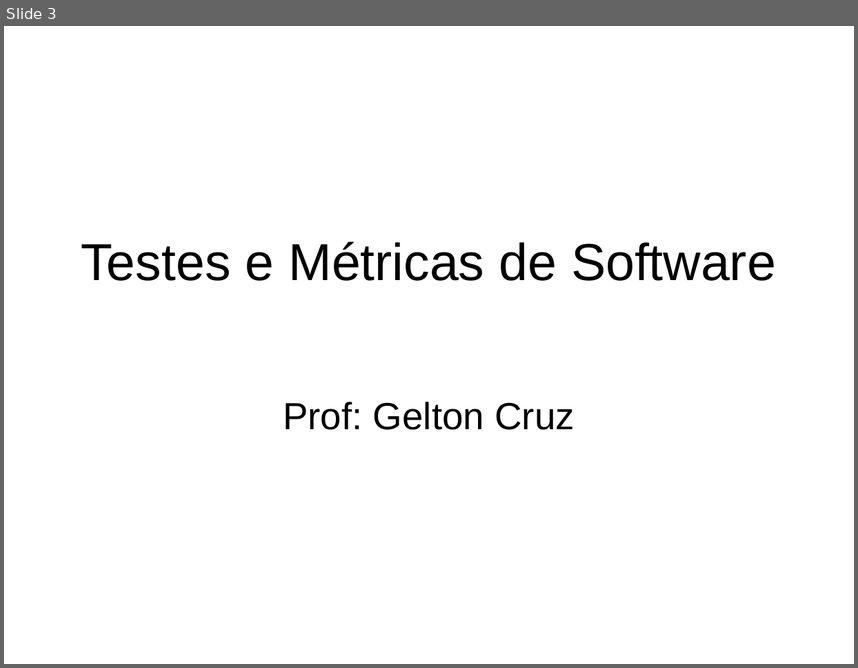
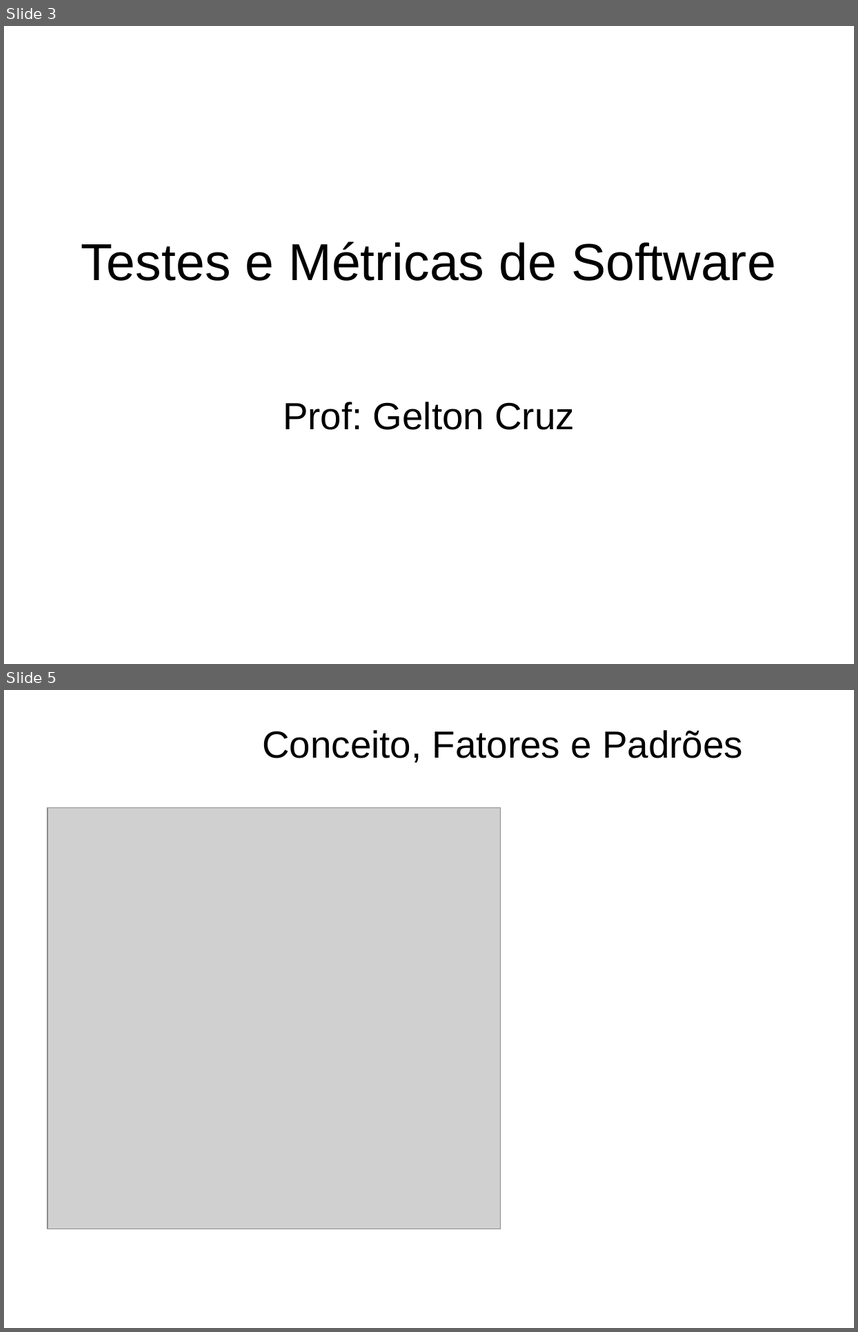
Before and after one commit to geltoncruz/-Testes-de-Software, a slide deck: ppt/01. Introdução a Qualidade de software.ppt. Shown one above the other, each under a label of ours: slide 3 before the commit, slides 3 and 5 after it; the slides between them are not shown. The pictures are 858x668 and 858x1332 pixels, drawn with LibreOffice and Linux fonts; fonts in the diff are those of the drawing; grey boxes stand for pictures; background and template pictures are left out. Boxes give left, top, right and bottom in pixels: in the first picture for what was removed or moved away, otherwise in the second. Text is boxed around its words. In the diff, an @@ line names an element or a change of style, - is before the commit and + after.

```diff
--- a/ppt/01. Introdução a Qualidade de software.ppt
+++ b/ppt/01. Introdução a Qualidade de software.ppt
@@ slide 5 added at [4, 690, 854, 1328], background picture (left out) @@
@@ title added at [262, 730, 743, 762], 32 pt, text #000000 @@
+Conceito, Fatores e Padrões
@@ picture added at [47, 808, 500, 1229] @@
```
Also in this commit, not shown: 1 other slide added, 4 slides removed, 5 other files.
